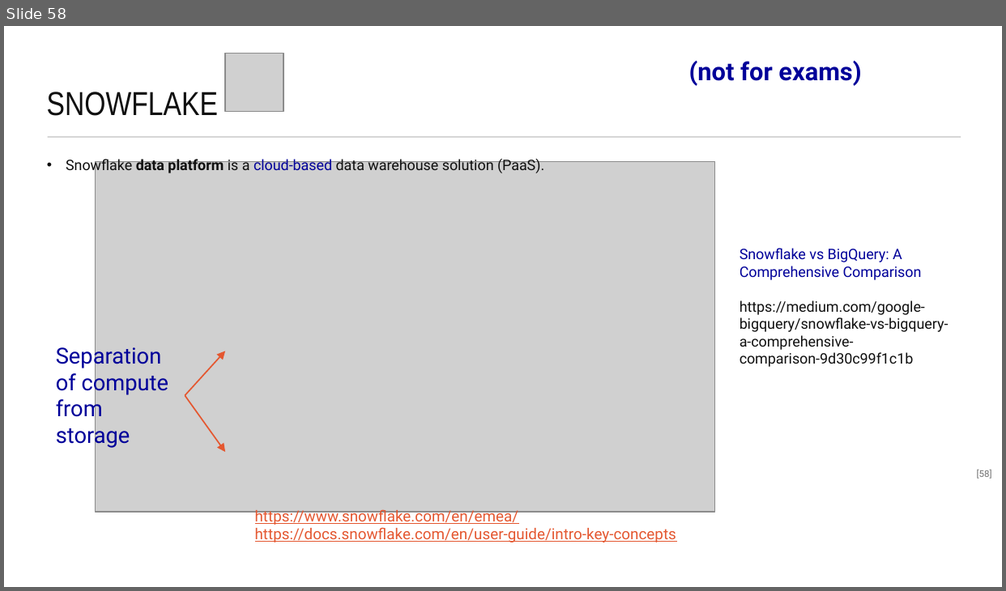
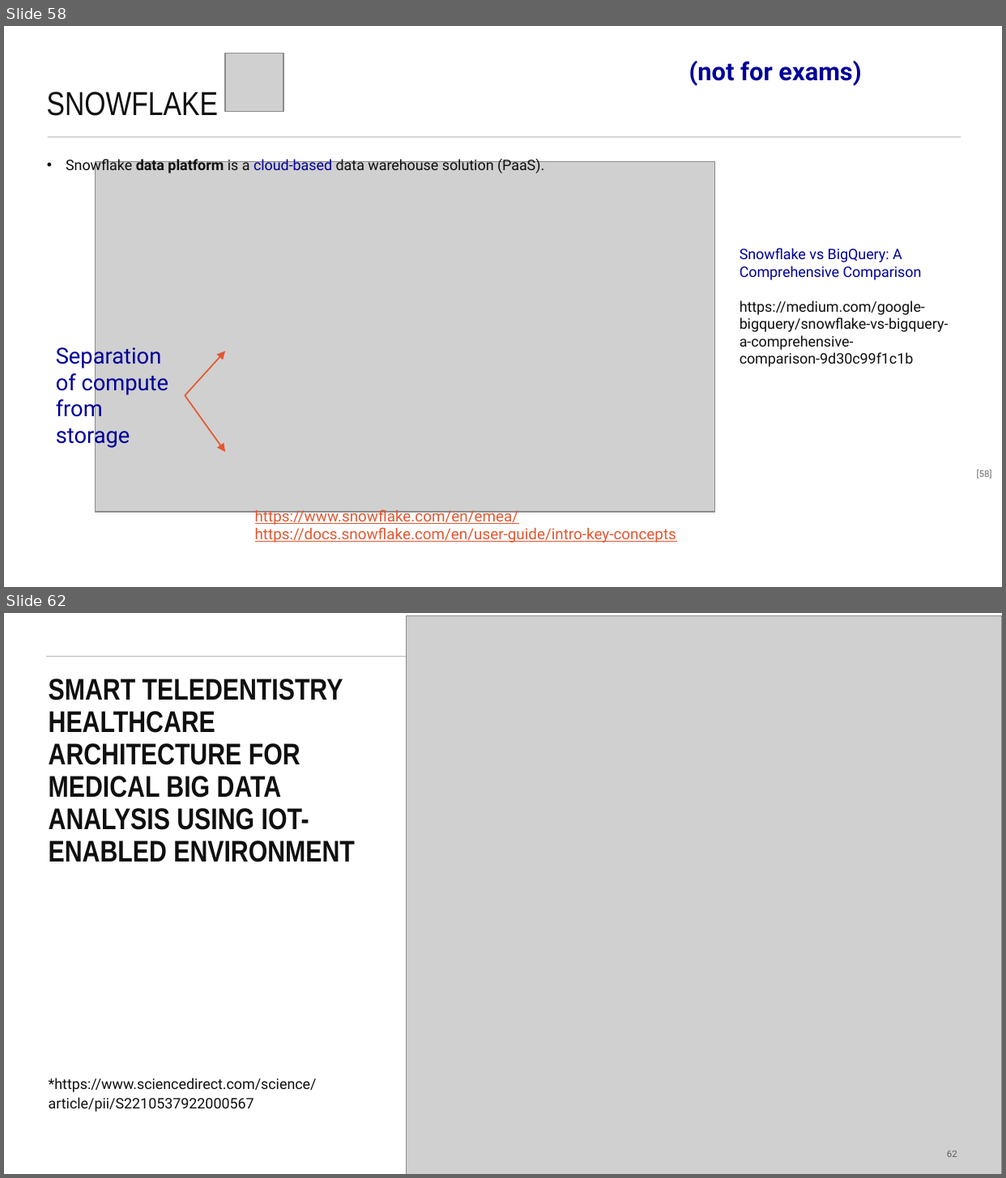
Before and after one commit to maelstromdat/MediTechBigData, a slide deck: 6. Big Data Architecture.pptx. Shown one above the other, each under a label of ours: slide 58 before the commit, slides 58 and 62 after it; the slides between them are not shown. The pictures are 1006x591 and 1006x1178 pixels, drawn with LibreOffice and Linux fonts; fonts in the diff are those of the drawing; grey boxes stand for pictures. Boxes give left, top, right and bottom in pixels: in the first picture for what was removed or moved away, otherwise in the second. Text is boxed around its words. In the diff, an @@ line names an element or a change of style, - is before the commit and + after.

```diff
--- a/6. Big Data Architecture.pptx
+++ b/6. Big Data Architecture.pptx
@@ slide 62 added at box(4, 613, 1002, 1174), background #FFFFFF @@
@@ picture added at box(406, 616, 1002, 1174) @@
@@ line added from (46, 656) to (409, 656), #0F0F0F 0.75 pt @@
@@ title added at box(49, 679, 355, 862), 21.6 pt, text #0F0F0F, bold @@
+SMART TELEDENTISTRY HEALTHCARE ARCHITECTURE FOR MEDICAL BIG DATA ANALYSIS USING IOT-ENABLED ENVIRONMENT
@@ text added at box(49, 1078, 317, 1112), 10.5 pt, text #0F0F0F @@
+*https://www.sciencedirect.com/science/article/pii/S2210537922000567
@@ page number added at box(947, 1151, 957, 1157), 6.8 pt, text #0F0F0F at 60% opacity @@
+62
```
Also in this commit, not shown: 3 slides changed, 6 other slides added, 1 other file.
